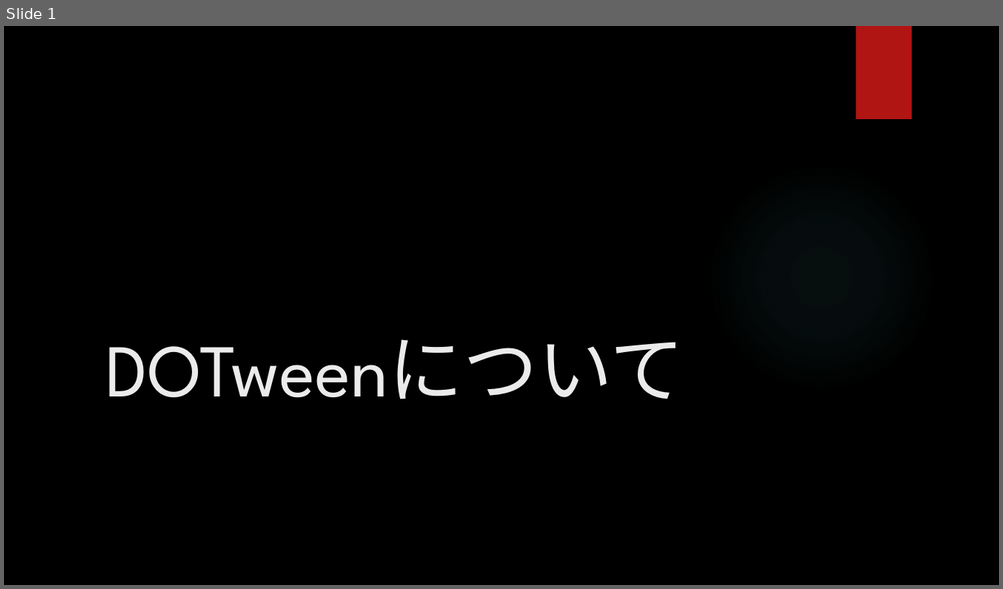
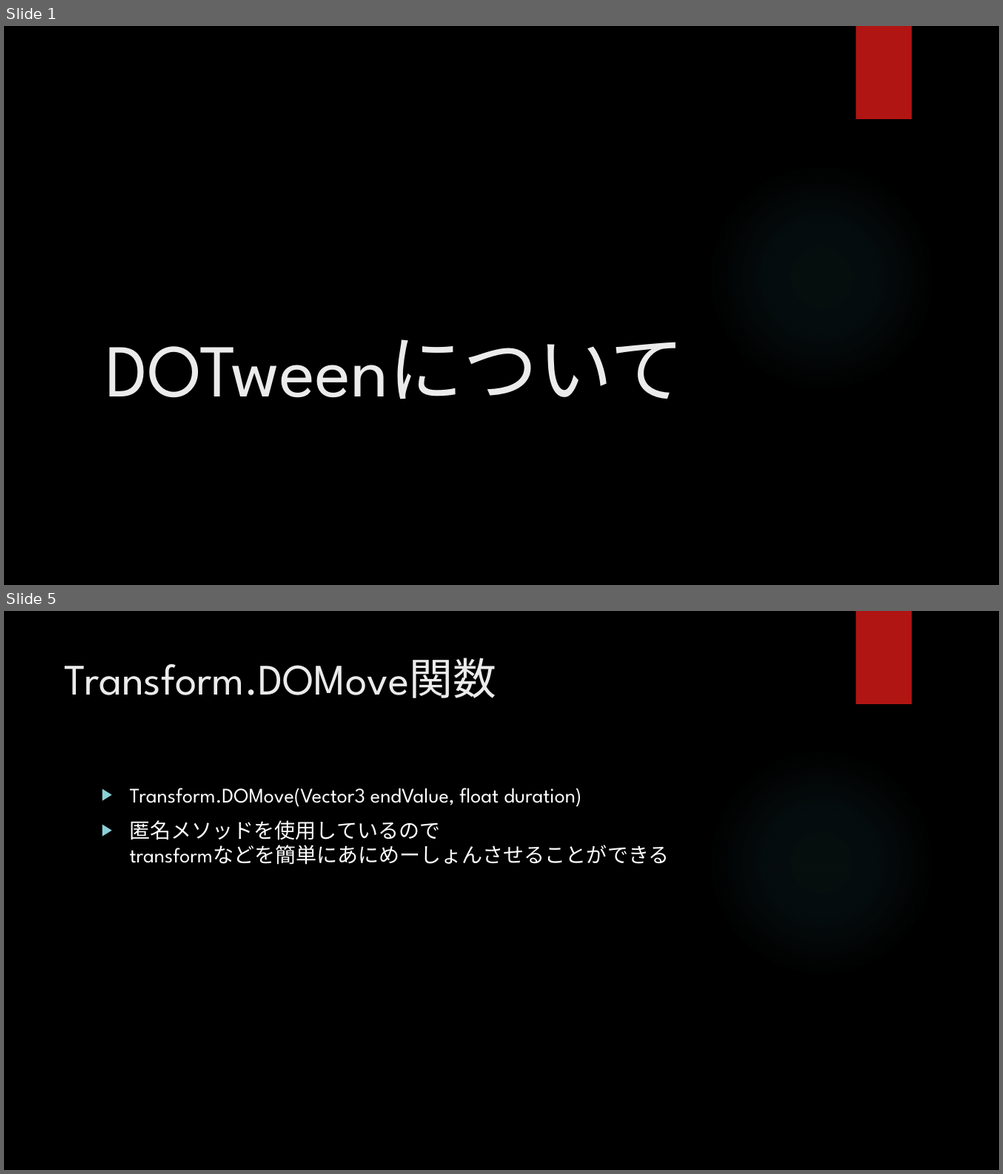
Before and after one commit to hopesnow/Study, a slide deck: RHStudy/Documents/プレゼンテーション1.pptx. Shown one above the other, each under a label of ours: slide 1 before the commit, slides 1 and 5 after it; the slides between them are not shown. The pictures are 1003x589 and 1003x1174 pixels, drawn with LibreOffice and Linux fonts; fonts in the diff are those of the drawing; background and template pictures are left out. Boxes give left, top, right and bottom in pixels: in the first picture for what was removed or moved away, otherwise in the second. Text is boxed around its words. In the diff, an @@ line names an element or a change of style, - is before the commit and + after.

```diff
--- a/RHStudy/Documents/プレゼンテーション1.pptx
+++ b/RHStudy/Documents/プレゼンテーション1.pptx
@@ slide 5 added at bbox=[4, 611, 999, 1170], background picture (left out); not listed: 2 template elements that a slide beside it also shows @@
@@ title added at bbox=[64, 658, 496, 698], 42 pt, text #EBEBEB @@
+Transform.DOMove関数
@@ text added at bbox=[130, 788, 669, 865], 20 pt, text #FFFFFF @@
+▶ Transform.DOMove(Vector3 endValue, float duration)
+▶ 匿名メソッドを使用しているので
+  transformなどを簡単にあにめーしょんさせることができる
```
Also in this commit, not shown: 9 other slides added, 2 other files.
